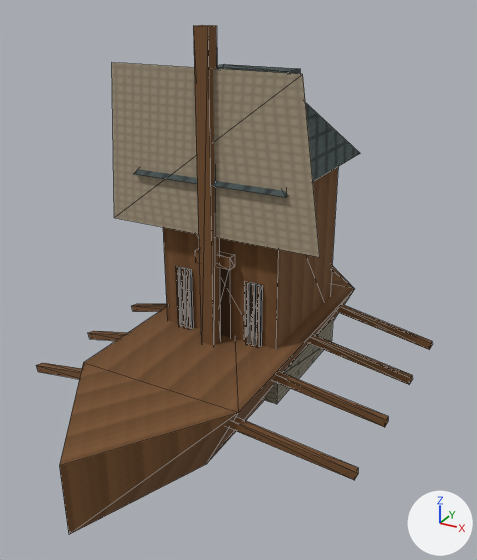
Two versions of the glTF model app/src/main/assets/3d/field/unit-WARSHIP-lod1.glb, one commit apart.
One viewpoint serves both versions: a camera (50 mm lens) standing at (0.548, -0.954, 0.699) and looking at (0.038, -0.026, 0.234). The axes (+X, +Y, +Z) are drawn at lower right. The lights are the same throughout. The picture after the commit comes second. Mesh edges are drawn as thin lines. Vertices at exactly the same position are counted once.
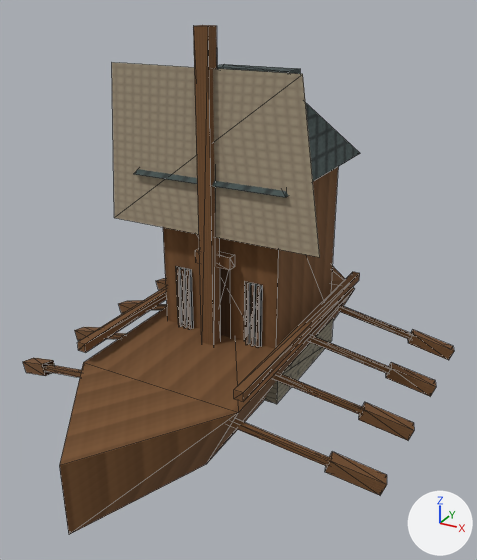
What changed in the scene script:
```text
Change me_mesh_0:
    used by ob_mesh_0; location = (0.0, 0.0, 0.0)
    remove me_mesh_0.from_pydata(...)  # 188 vertices, 221 faces; spans x -0.324..0.324, y -0.45..0.43, z 0.0..0.65
    add me_mesh_0.from_pydata(...)  # 276 vertices, 331 faces; spans x -0.367..0.367, y -0.45..0.448, z 0.0..0.65
    me_mesh_0 part 1: the loose piece of 8 vertices spanning x 0.126..0.324, y 0.063..0.137, z 0.023..0.107 is rebuilt with 8 vertices and now spans x 0.127..0.333, y 0.065..0.135, z 0.025..0.105
    me_mesh_0 part 2: the loose piece of 8 vertices spanning x -0.324..-0.126, y 0.063..0.137, z 0.023..0.107 is rebuilt with 8 vertices and now spans x -0.333..-0.127, y 0.065..0.135, z 0.025..0.105
    me_mesh_0 part 3: the loose piece of 8 vertices spanning x -0.324..-0.126, y -0.087..-0.013, z 0.023..0.107 is rebuilt with 8 vertices and now spans x -0.333..-0.127, y -0.085..-0.015, z 0.025..0.105
    me_mesh_0 part 4: the loose piece of 8 vertices spanning x 0.126..0.324, y -0.087..-0.013, z 0.023..0.107 is rebuilt with 8 vertices and now spans x 0.127..0.333, y -0.085..-0.015, z 0.025..0.105
    me_mesh_0 part 5: the loose piece of 8 vertices spanning x -0.324..-0.126, y -0.237..-0.163, z 0.023..0.107 is rebuilt with 8 vertices and now spans x -0.333..-0.127, y -0.235..-0.165, z 0.025..0.105
    me_mesh_0 part 6: the loose piece of 8 vertices spanning x 0.126..0.324, y -0.237..-0.163, z 0.023..0.107 is rebuilt with 8 vertices and now spans x 0.127..0.333, y -0.235..-0.165, z 0.025..0.105
    me_mesh_0 part 7: the loose piece of 8 vertices spanning x 0.126..0.324, y 0.213..0.287, z 0.023..0.107 is rebuilt with 8 vertices and now spans x 0.127..0.333, y 0.215..0.285, z 0.025..0.105
    me_mesh_0 part 8
    4 vertices are removed from x -0.324..-0.316, y 0.273..0.287, z 0.023..0.037
    10 faces are deleted
    4 vertices move from x -0.134..-0.126, y 0.213..0.227, z 0.093..0.107 to x -0.158..-0.142, y 0.28, z 0.142..0.158
    28 vertices are added at x -0.367..-0.127, y -0.23..0.302, z 0.007..0.158
    16 new vertices lie (0.08, -0.025, 0.03) away from vertices in x -0.367..-0.353, y -0.172..0.302, z 0.007..0.029
    60 new faces join them
    me_mesh_0 part 9
    32 vertices are added at x -0.009..0.287, y -0.23..0.448, z 0.037..0.234
    16 new vertices lie (0.08, 0.025, -0.03) away from vertices in x 0.273..0.287, y -0.197..0.277, z 0.037..0.059
    60 new faces join them
```

Boxes (x1, y1, x2, y2) around the edits, measured in the pictures (477 x 560 px):
'Mesh_0', reshaped (9% wider): before (36, 25, 432, 534); after (23, 25, 454, 534)
part 1 of me_mesh_0, rebuilt: before (308, 335, 413, 385); after (309, 336, 391, 374)
part 2 of me_mesh_0, rebuilt (mostly hidden afterwards): before (132, 304, 167, 312); after (151, 304, 167, 310)
part 3 of me_mesh_0, rebuilt (mostly hidden afterwards): before (88, 331, 127, 341); after (107, 333, 126, 340)
part 4 of me_mesh_0, rebuilt: before (272, 372, 388, 427); after (273, 373, 364, 415)
part 5 of me_mesh_0, rebuilt: before (36, 363, 82, 379); after (42, 364, 81, 378)
part 6 of me_mesh_0, rebuilt: before (227, 417, 358, 480); after (229, 419, 331, 467)
part 7 of me_mesh_0, rebuilt: before (337, 305, 432, 350); after (337, 306, 413, 340)
part 8 of me_mesh_0, built on: after (23, 278, 166, 376)
part 9 of me_mesh_0, added: after (234, 272, 454, 495)
